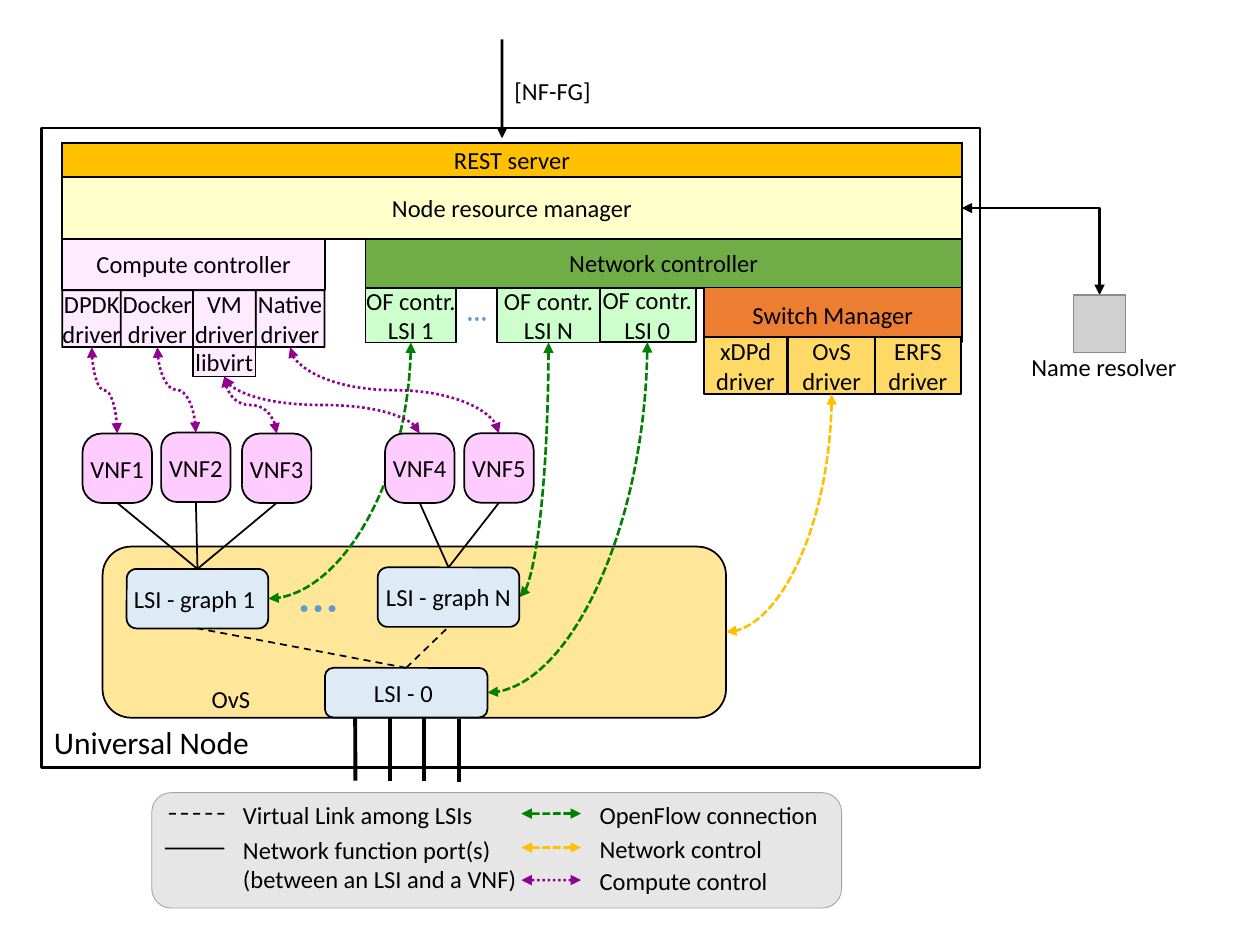
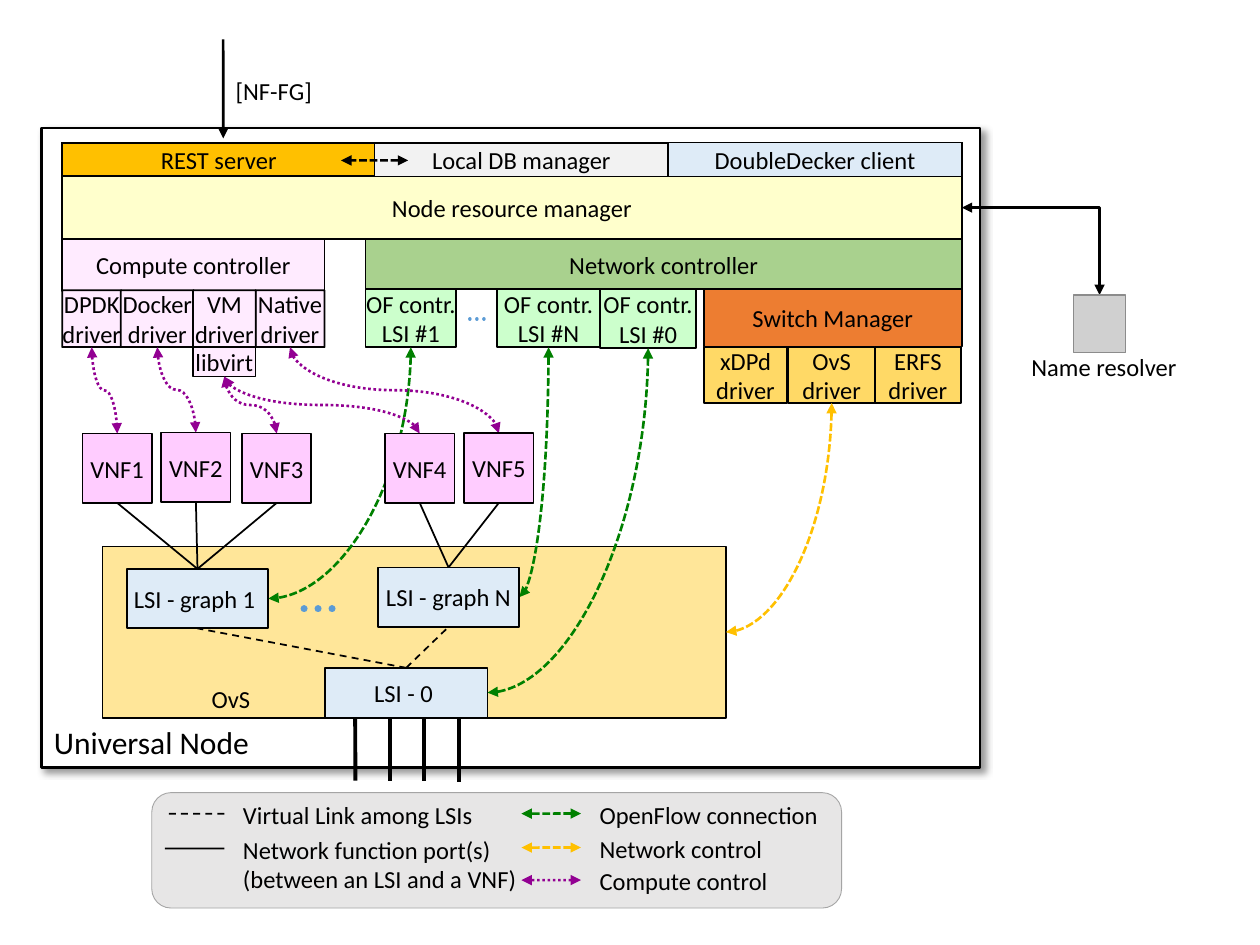
Before and after one commit to wfailla/un-orchestrator, a slide deck: slide 1 of images/Pictures.pptx. Drawn at 1260x945 pixels with LibreOffice and Linux fonts; fonts in the diff are those of the drawing; grey boxes stand for pictures. Boxes give left, top, right and bottom in pixels: in the first picture for what was removed or moved away, otherwise in the second. Text is boxed around its words. In the diff, an @@ line names an element or a change of style, - is before the commit and + after.

```diff
--- a/images/Pictures.pptx
+++ b/images/Pictures.pptx
@@ arrow moved from (501, 39) - (501, 139) to (223, 39) - (223, 139) @@
@@ text "[NF-FG]": place and size @@
-text "[NF-FG]" at box(514, 82, 590, 104)
+text "[NF-FG]" at box(236, 82, 312, 104)
@@ rectangle "Universal Node" at box(42, 129, 980, 767): shadow on @@
@@ rectangle "REST server": place and size @@
-rectangle "REST server" at box(62, 142, 961, 176)
+rectangle "REST server" at box(62, 142, 375, 176)
@@ rectangle added at box(374, 142, 668, 176), fill #F2F2F2, outline #000000 1 pt, 14 pt, text #000000 @@
+Local DB manager
@@ rectangle added at box(668, 142, 961, 176), fill #DEEBF7, outline #000000 1 pt, 14 pt, text #000000 @@
+DoubleDecker client
@@ double arrow added from (408, 160) to (341, 160), #000000 1.5 pt dashed @@
@@ rectangle "Network controller" at box(365, 239, 961, 290): fill #70AD47 to #A9D18E @@
@@ rectangle "OF contr.": place and size @@
-rectangle "OF contr." at box(598, 287, 696, 341)
+rectangle "OF contr." at box(600, 289, 696, 348)
@@ rectangle "Switch Manager": place and size @@
-rectangle "Switch Manager" at box(704, 287, 963, 341)
+rectangle "Switch Manager" at box(704, 289, 963, 346)
@@ text in rectangle at box(382, 325, 440, 348): text changed @@
-LSI 1
+LSI #1
@@ text in rectangle at box(518, 325, 579, 348): text changed @@
-LSI N
+LSI #N
@@ text in rectangle at box(619, 326, 677, 349): text changed @@
-LSI 0
+LSI #0
@@ curved double arrow moved from (411, 343) - (268, 598) to (411, 348) - (268, 598) @@
@@ curved double arrow moved from (648, 341) - (488, 693) to (648, 348) - (488, 693) @@
@@ curved double arrow moved from (548, 343) - (519, 597) to (548, 348) - (519, 597) @@
@@ 3 rectangles: place and size @@
-3 rectangles at box(704, 338, 961, 394)
+3 rectangles at box(704, 346, 961, 403)
@@ curved double arrow moved from (832, 394) - (726, 633) to (832, 403) - (726, 633) @@
@@ rounded rectangle to rectangle in 8 elements at box(325, 668, 488, 717), box(386, 433, 455, 503), box(161, 432, 231, 501), box(127, 570, 268, 629), box(242, 433, 311, 503), box(83, 433, 152, 503), box(378, 567, 519, 626), box(464, 433, 533, 503) @@
@@ rounded rectangle at box(102, 547, 726, 718): proportions changed @@
```
Also in this commit, not shown: 1 other file.
